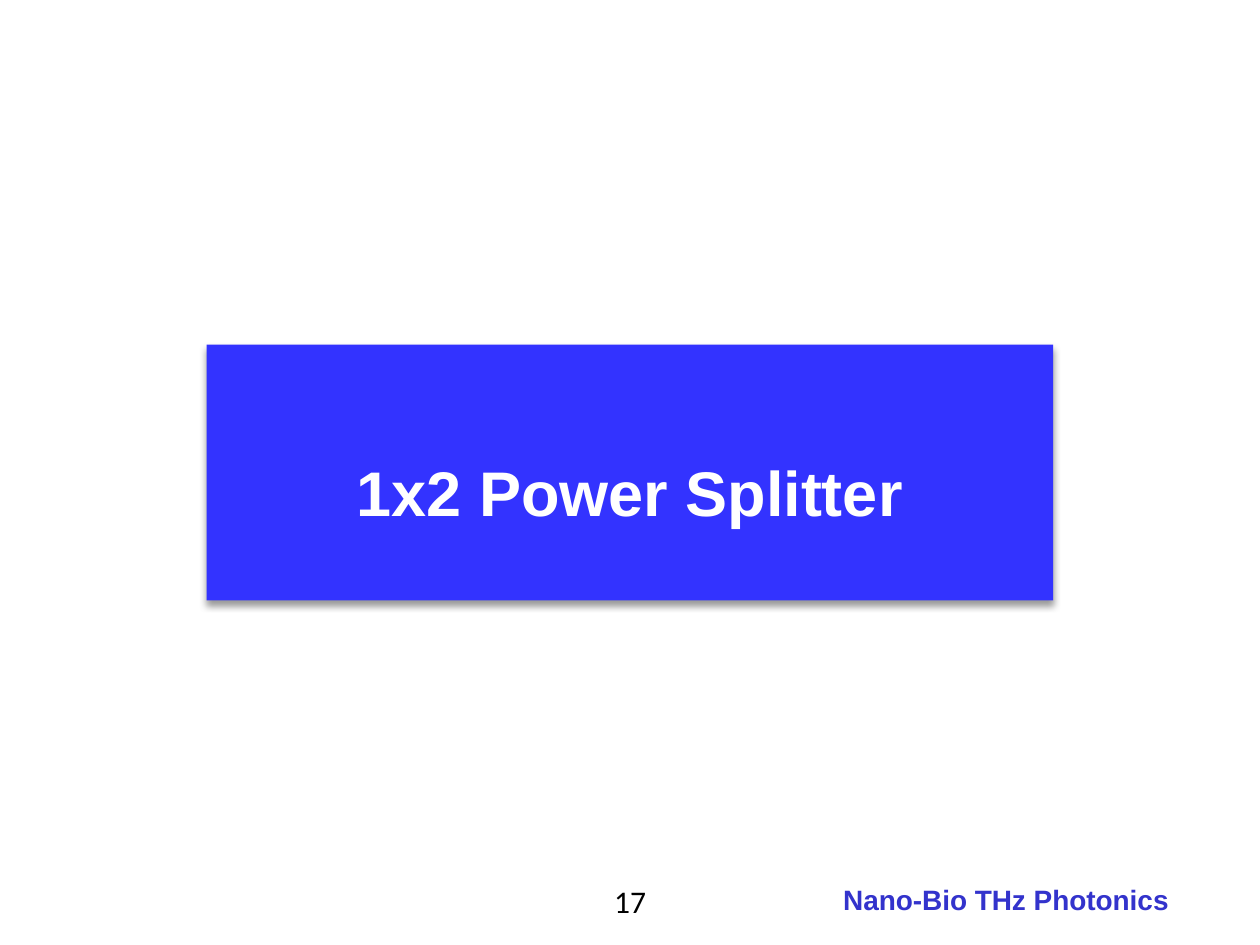
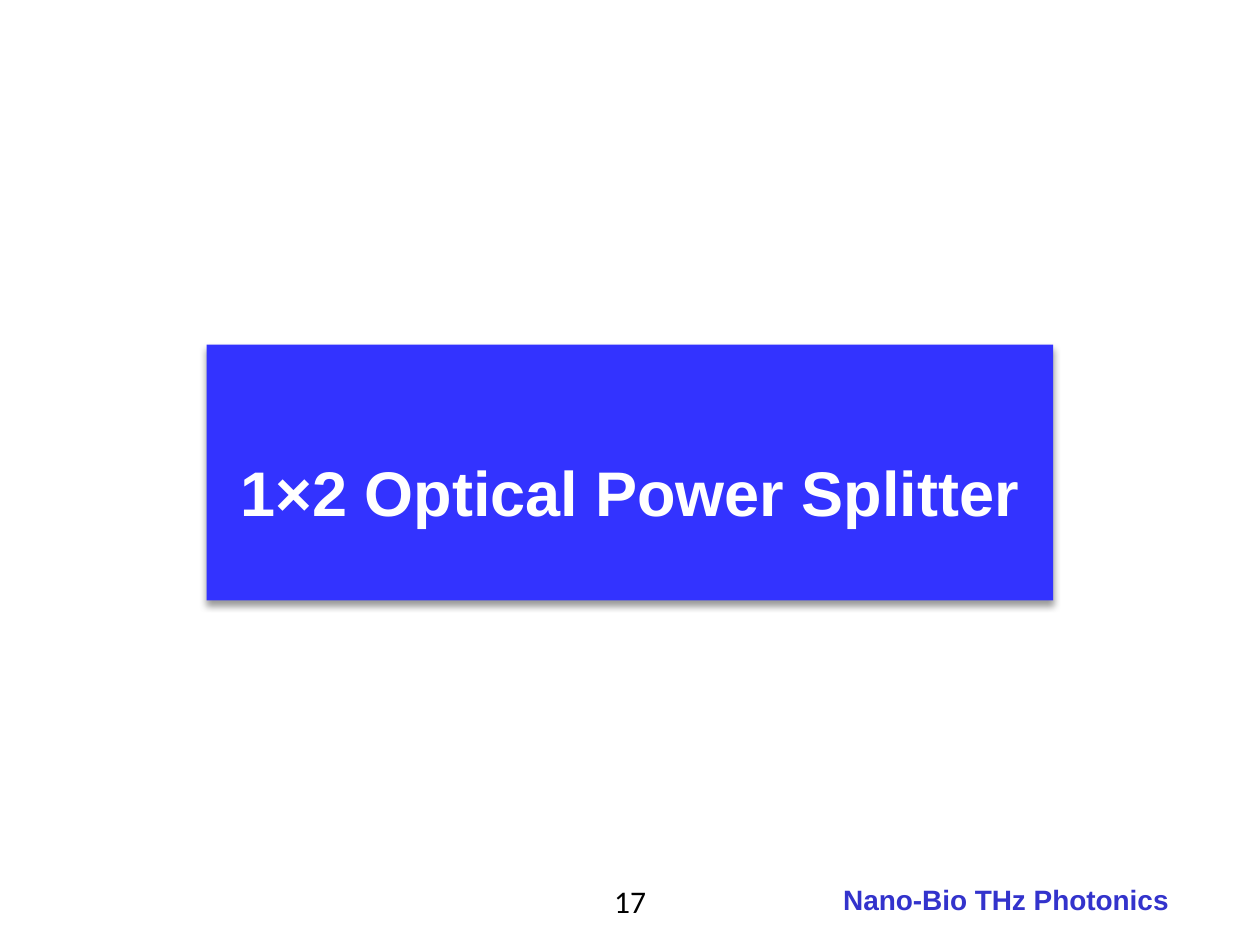
Before and after one commit to jglee96/NBTP_Lab, a slide deck: slide 17 of 개인/석사학위논문/Thesis_Presentation_v2.pptx. Drawn at 1260x945 pixels with LibreOffice and Linux fonts; fonts in the diff are those of the drawing; background and template pictures are left out. Boxes give left, top, right and bottom in pixels: in the first picture for what was removed or moved away, otherwise in the second. Text is boxed around its words. In the diff, an @@ line names an element or a change of style, - is before the commit and + after.

```diff
--- a/개인/석사학위논문/Thesis_Presentation_v2.pptx
+++ b/개인/석사학위논문/Thesis_Presentation_v2.pptx
@@ text in rectangle at box(240, 470, 1019, 528): text changed @@
-1x2 Power Splitter
+1×2 Optical Power Splitter
```
Also in this commit, not shown: 6 other slides changed, 1 slide added, 17 other files.
